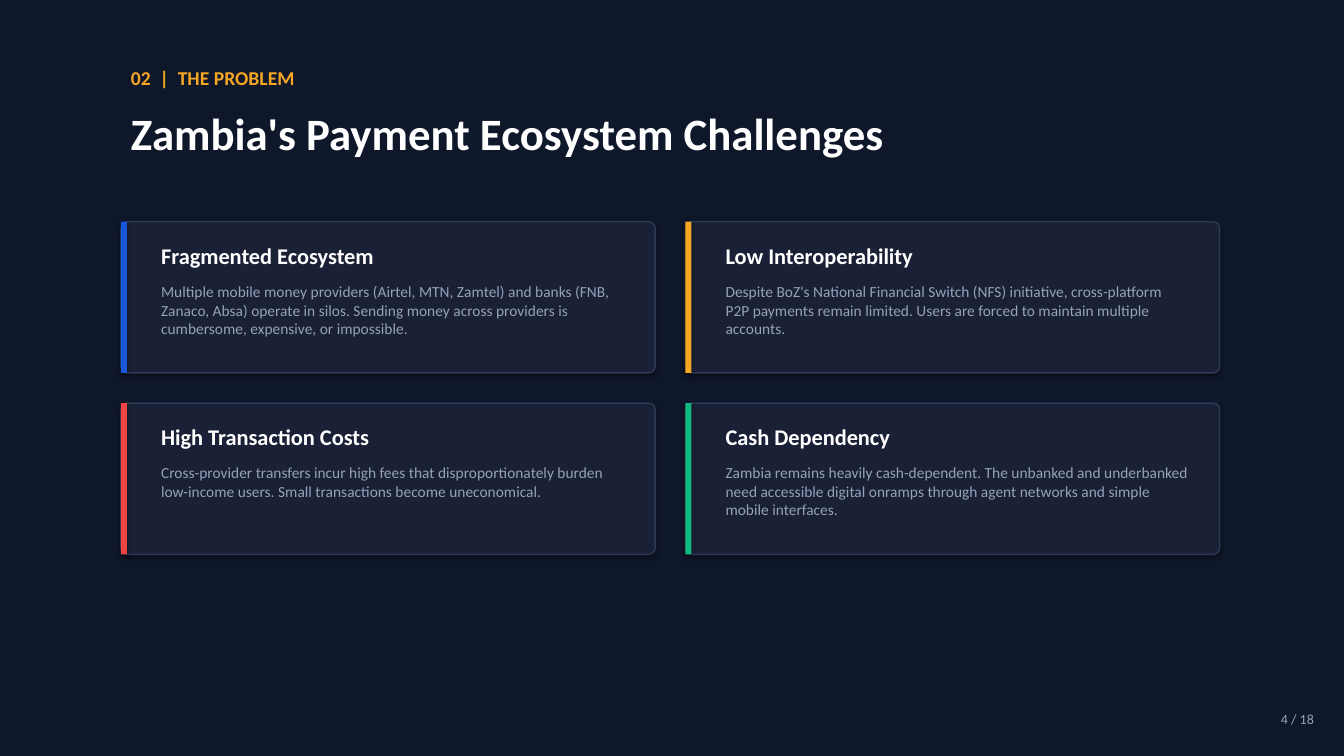
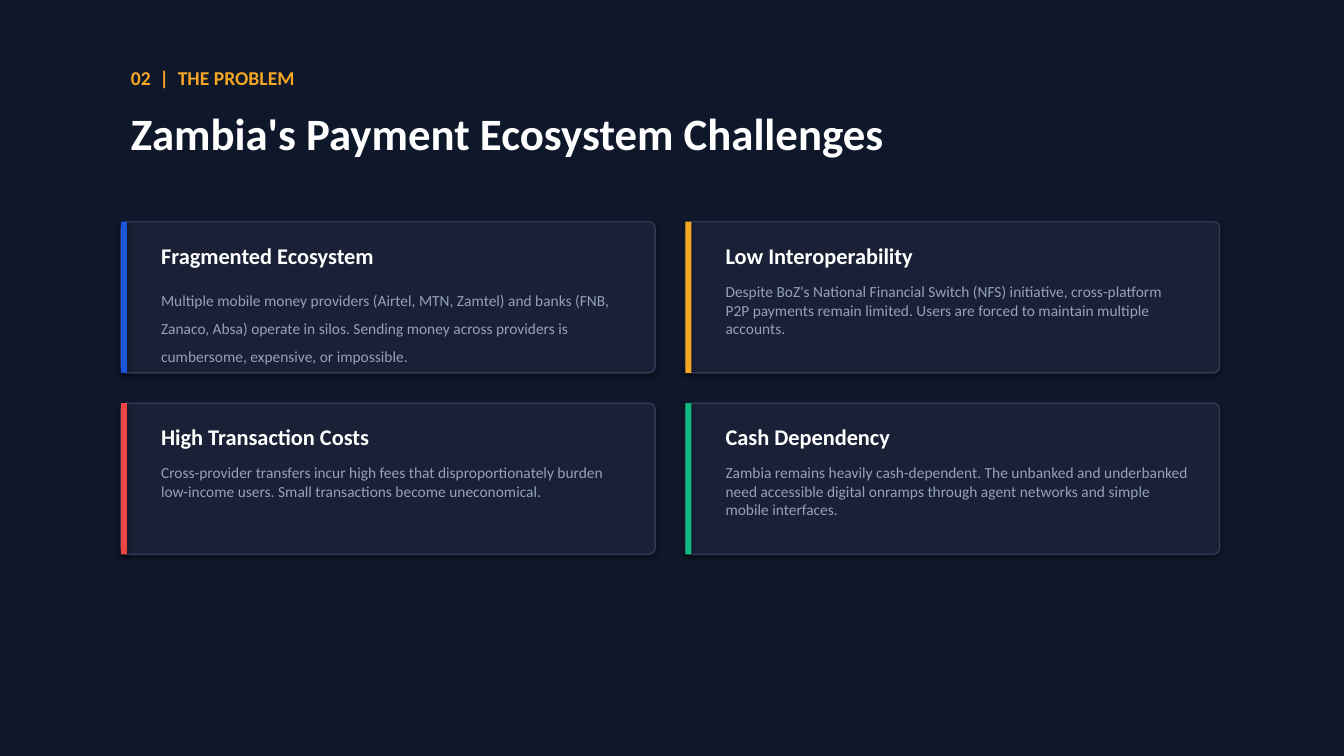
Before and after one commit to Denny-1032/Monde, a slide deck: slide 4 of Monde_BoZ_Presentation.pptx. Drawn at 1344x756 pixels with LibreOffice and Linux fonts; fonts in the diff are those of the drawing. Boxes give left, top, right and bottom in pixels: in the first picture for what was removed or moved away, otherwise in the second. Text is boxed around its words. In the diff, an @@ line names an element or a change of style, - is before the commit and + after.

```diff
--- a/Monde_BoZ_Presentation.pptx
+++ b/Monde_BoZ_Presentation.pptx
@@ text "Multiple mobile money providers (Airtel, ..." at bbox=[161, 295, 609, 365]: line spacing 1 to 1.5 @@
@@ text removed at bbox=[1281, 714, 1314, 724] @@
-4 / 18
```
Also in this commit, not shown: 9 other slides changed, 4 slides added, 7 slides removed, 25 other files.
